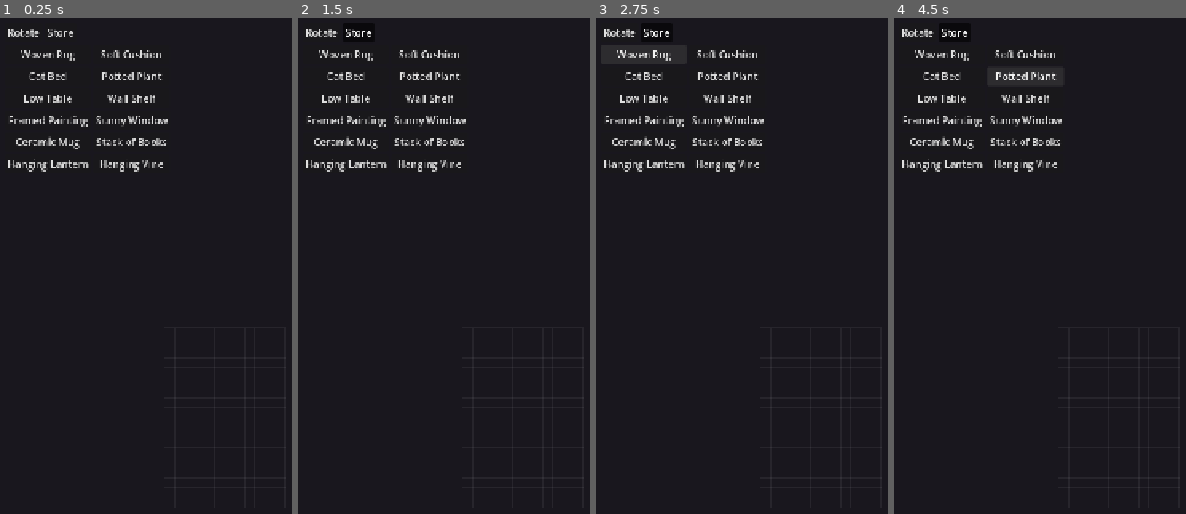
Above: before the commit, frames 1-4 (left to right).
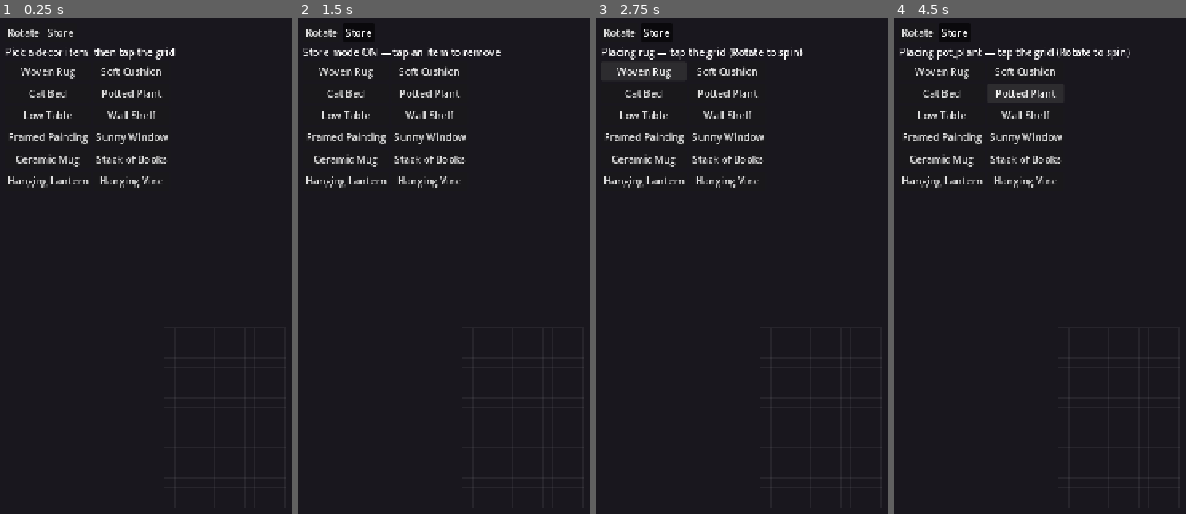
Above: after the commit, the same moments.

Repository: technobacon/Cat-game
Game: Godot game, scene res://scenes/main.tscn
Same seed, same stepped clock (60 frames per second), same inputs: the game is played once before the commit and once after it.
Inputs:
- Up to frame 1 (0.25 s): no input
- Up to frame 2 (1.5 s): click "Rotate" at 0.5 s; click "Store" at 1.25 s
- Up to frame 3 (2.75 s): click "Woven Rug" at 2 s
- Up to frame 4 (4.5 s): click "Soft Cushion" at 2.75 s; click "Cat Bed" at 3.5 s; click "Potted Plant" at 4.25 s

The runs differ from the first frame. In frame 1, 4.2% of the frame differs, in the area x 2-61%, y 5-35%; in frame 2, 4.3%; in frame 3, 4.3%; in frame 4, 4.4%, in the area x 2-81%, y 5-35%.

Commit message:
Fix palette swallowing all input; add placement status hint
The HUD palette was a full-rect Control with default mouse_filter STOP, so it
intercepted every tap before it reached the room — placing/moving did nothing.
Set the palette root to MOUSE_FILTER_IGNORE (buttons still capture taps; the
rest falls through to the SubViewport), and add an on-screen status label fed by
a new PlacementController.status_changed signal so the current mode is visible.

Co-Authored-By: Claude Opus 4.8 <noreply@anthropic.com>
Claude-Session: https://claude.ai/code/session_0187hh5DZjFFBwW9eRuasyew

Diff:
--- a/game/src/room/placement_controller.gd
+++ b/game/src/room/placement_controller.gd
@@ -13,6 +13,9 @@
 
 enum Mode { IDLE, PLACING, MOVING }
 
+## Emitted when the interaction mode changes, so the HUD can show a hint.
+signal status_changed(text: String)
+
 var room: Node2D  # the RoomView; set by Main before _ready
 
 var _mode: int = Mode.IDLE
@@ -27,11 +30,13 @@
 	_active_item = item_id
 	_ghost_rotation = 0
 	_mode = Mode.PLACING
+	status_changed.emit("Placing %s — tap the grid (Rotate to spin)" % item_id)
 
 
 func set_store_mode(on: bool) -> void:
 	_store_mode = on
 	_mode = Mode.IDLE
+	status_changed.emit("Store mode ON — tap an item to remove" if on else "Tap an item to move it")
 
 
 func rotate_action() -> void:
@@ -75,11 +80,13 @@
 			if RoomState.move(_moving_pid, cell):
 				_mode = Mode.IDLE
 				_moving_pid = -1
+				status_changed.emit("Moved. Tap an item to move it, or pick decor")
 		Mode.IDLE:
 			var pid := _pid_at(cell)
 			if pid >= 0:
 				_moving_pid = pid
 				_mode = Mode.MOVING
+				status_changed.emit("Picked up — tap an empty cell to drop")
 
 
 ## Topmost (highest-layer) placement occupying a cell, or -1.
--- a/game/src/ui/palette.gd
+++ b/game/src/ui/palette.gd
@@ -4,6 +4,7 @@
 ## HUD CanvasLayer, outside the world SubViewport.
 
 var _controller: PlacementController
+var _status: Label
 
 
 func setup(controller: PlacementController) -> void:
@@ -12,8 +13,13 @@
 
 
 func _build() -> void:
+	# The palette fills the screen but must NOT eat taps meant for the room —
+	# only the buttons should capture input; everything else falls through.
+	mouse_filter = Control.MOUSE_FILTER_IGNORE
+
 	var panel := VBoxContainer.new()
 	panel.position = Vector2(8, 8)
+	panel.mouse_filter = Control.MOUSE_FILTER_PASS
 	add_child(panel)
 
 	var tools := HBoxContainer.new()
@@ -29,6 +35,11 @@
 	tools.add_child(store_btn)
 	panel.add_child(tools)
 
+	_status = Label.new()
+	_status.text = "Pick a decor item, then tap the grid"
+	panel.add_child(_status)
+	_controller.status_changed.connect(func(t: String) -> void: _status.text = t)
+
 	var grid := GridContainer.new()
 	grid.columns = 2
 	for id in RoomState.catalog.keys():
